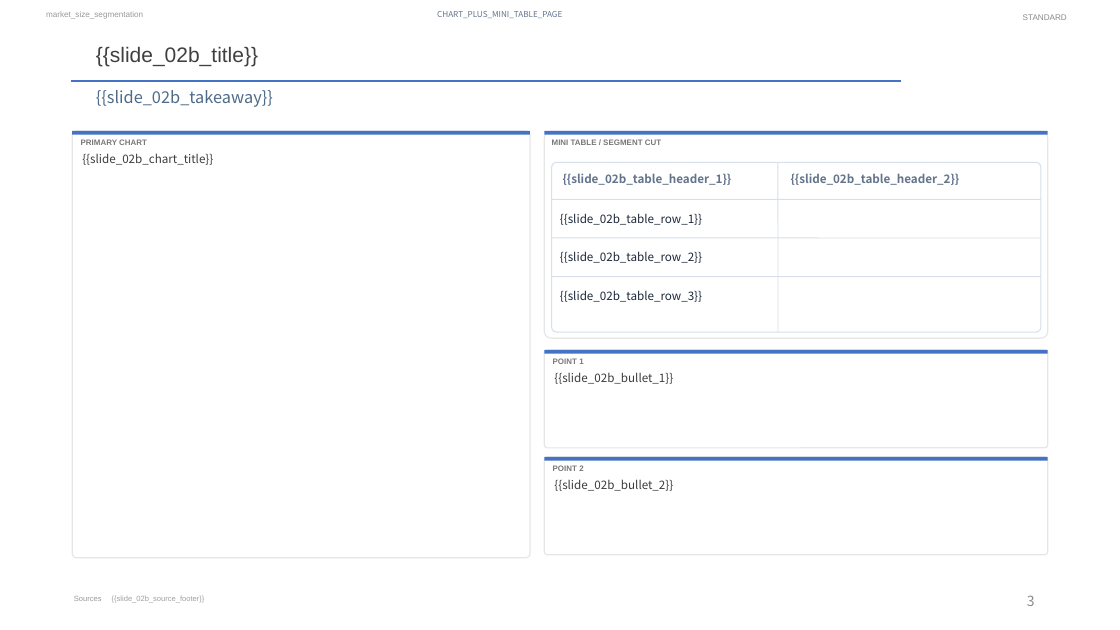
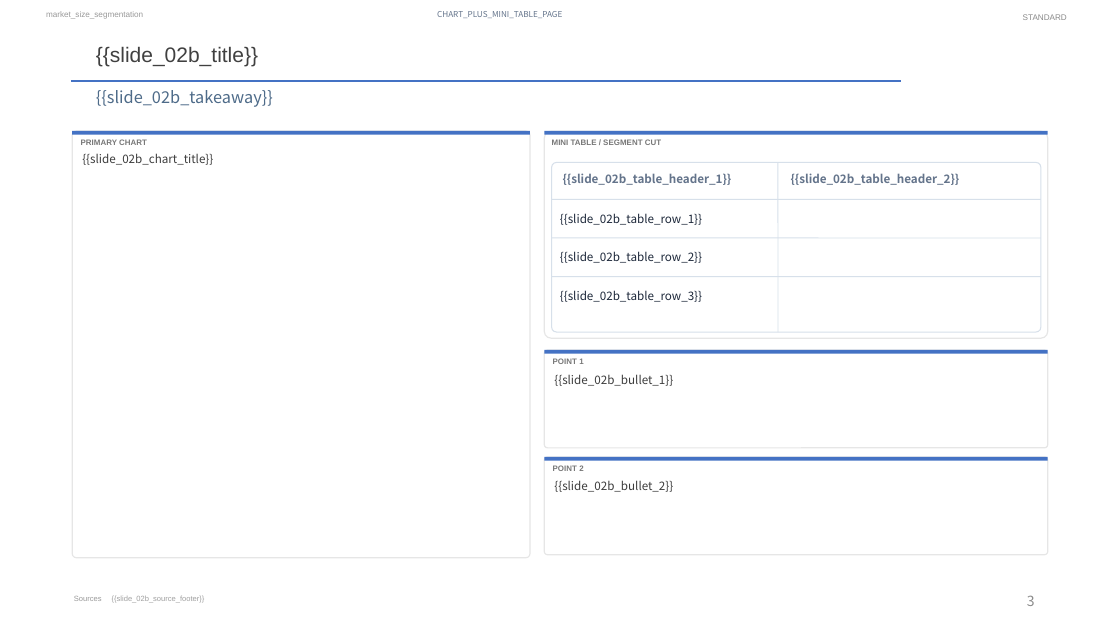
Before and after one commit to alfiezhang/ib-pitchdeck-industry-section-skill, a slide deck: slide 3 of assets/industry_section_template_master.pptx. Drawn at 1120x630 pixels with LibreOffice and Linux fonts; fonts in the diff are those of the drawing; background and template pictures are left out. Boxes give left, top, right and bottom in pixels: in the first picture for what was removed or moved away, otherwise in the second. Text is boxed around its words. In the diff, an @@ line names an element or a change of style, - is before the commit and + after.

```diff
--- a/assets/industry_section_template_master.pptx
+++ b/assets/industry_section_template_master.pptx
@@ text "{{slide_02b_bullet_1}}" at bbox=[554, 374, 673, 386]: line spacing 1 to 1.1 @@
```
Also in this commit, not shown: 10 other slides changed, 14 other files.
